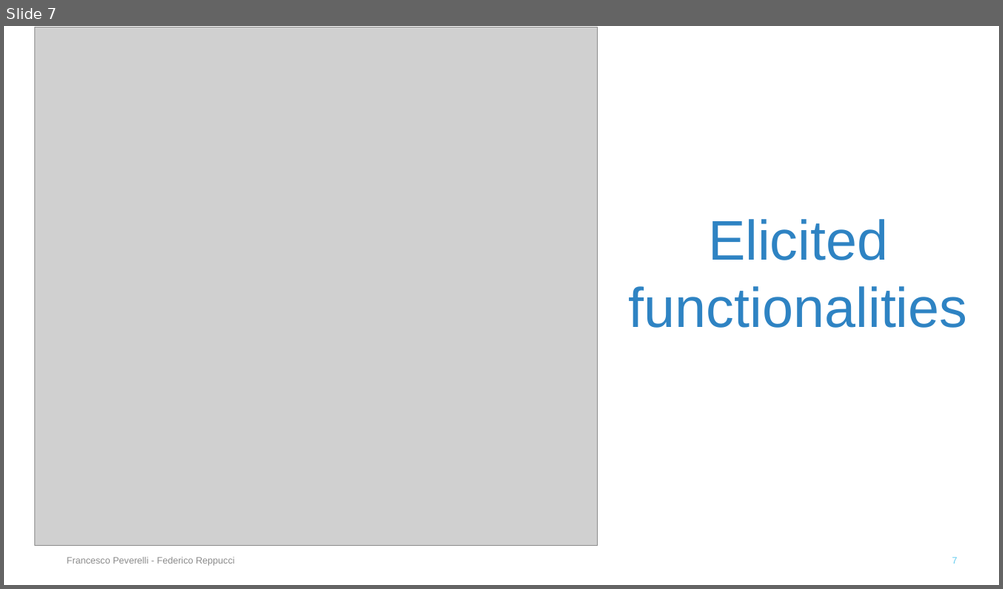
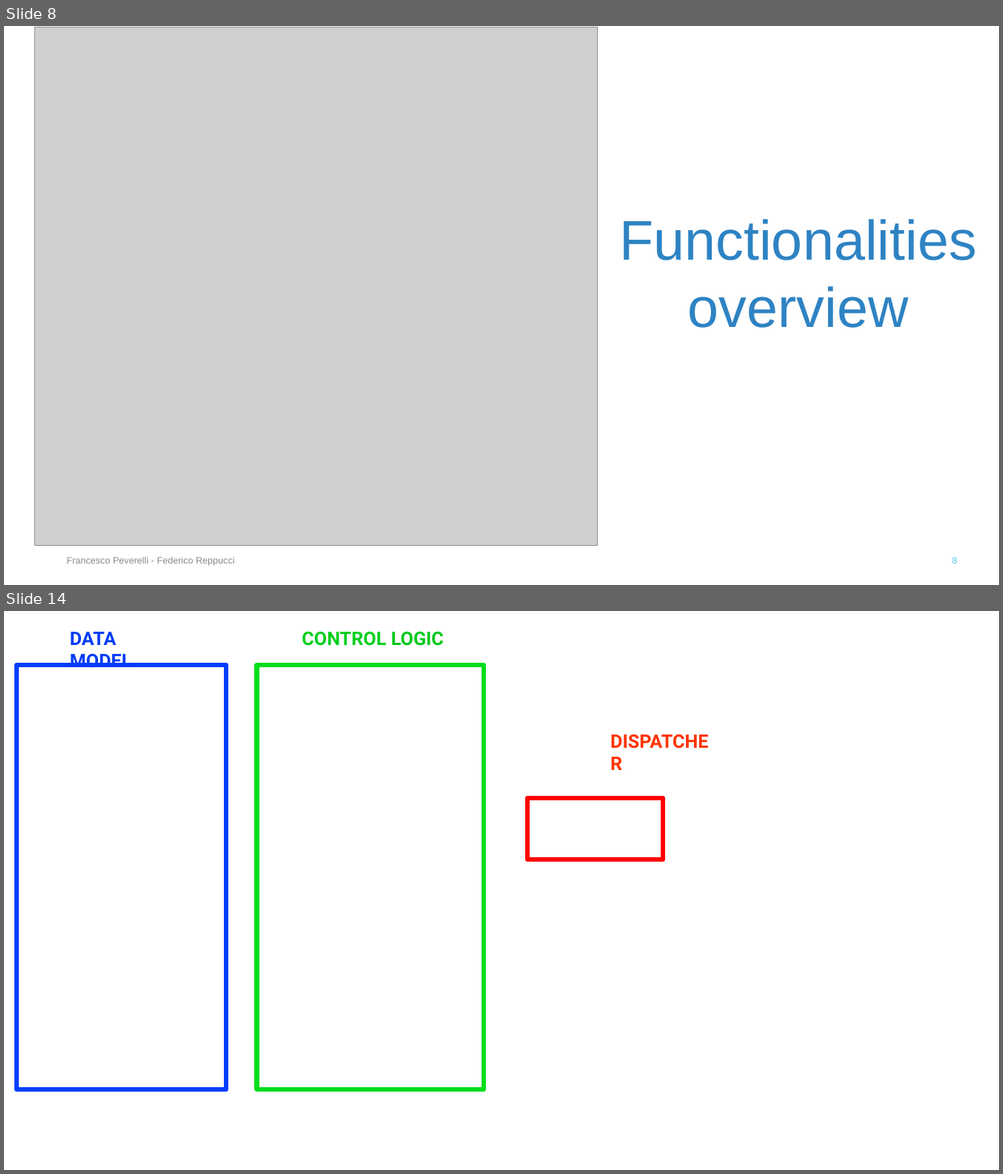
Before and after one commit to FedericoReppucci/ingsoft2, a slide deck: presentation/Final Presentazion/Final Presentation.pptx. Shown one above the other, each under a label of ours: slide 7 before the commit, slides 8 and 14 after it; the slides between them are not shown. The pictures are 1003x589 and 1003x1174 pixels, drawn with LibreOffice and Linux fonts; fonts in the diff are those of the drawing; grey boxes stand for pictures; background and template pictures are left out. Boxes give left, top, right and bottom in pixels: in the first picture for what was removed or moved away, otherwise in the second. Text is boxed around its words. In the diff, an @@ line names an element or a change of style, - is before the commit and + after.

```diff
--- a/presentation/Final Presentazion/Final Presentation.pptx
+++ b/presentation/Final Presentazion/Final Presentation.pptx
@@ slide 14 added at (4,611,999,1170), background picture (left out) @@
@@ text added at (70,632,132,668), 18 pt, text #003CF6, bold @@
+DATA MODEL
@@ text added at (301,632,444,646), 18 pt, text #00CF1C, bold @@
+CONTROL LOGIC
@@ rectangle added at (17,665,226,1090), outline #003EFF 4.5 pt @@
@@ rectangle added at (257,665,484,1090), outline #00DD1C 4.5 pt @@
@@ text added at (603,726,723,756), 18 pt, text #FF3300, bold @@
+DISPATCHER
@@ rectangle added at (527,798,663,860), outline #FF0000 4.5 pt @@
@@ what was slide 7 is now slide 8 @@
@@ slide 8 changed as well @@
@@ title at (619,219,976,328): text changed @@
-Elicited
-functionalities
+Functionalities
+overview
@@ page number at (952,557,957,564): text changed @@
-7
+8
```
Also in this commit, not shown: 6 other slides changed, 12 other slides added, 9 other files.
